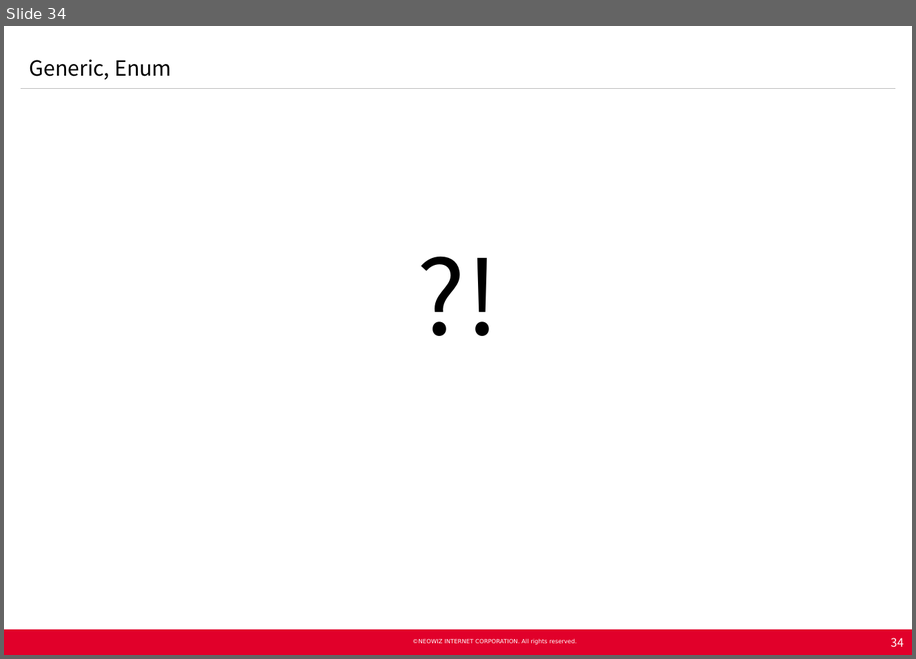
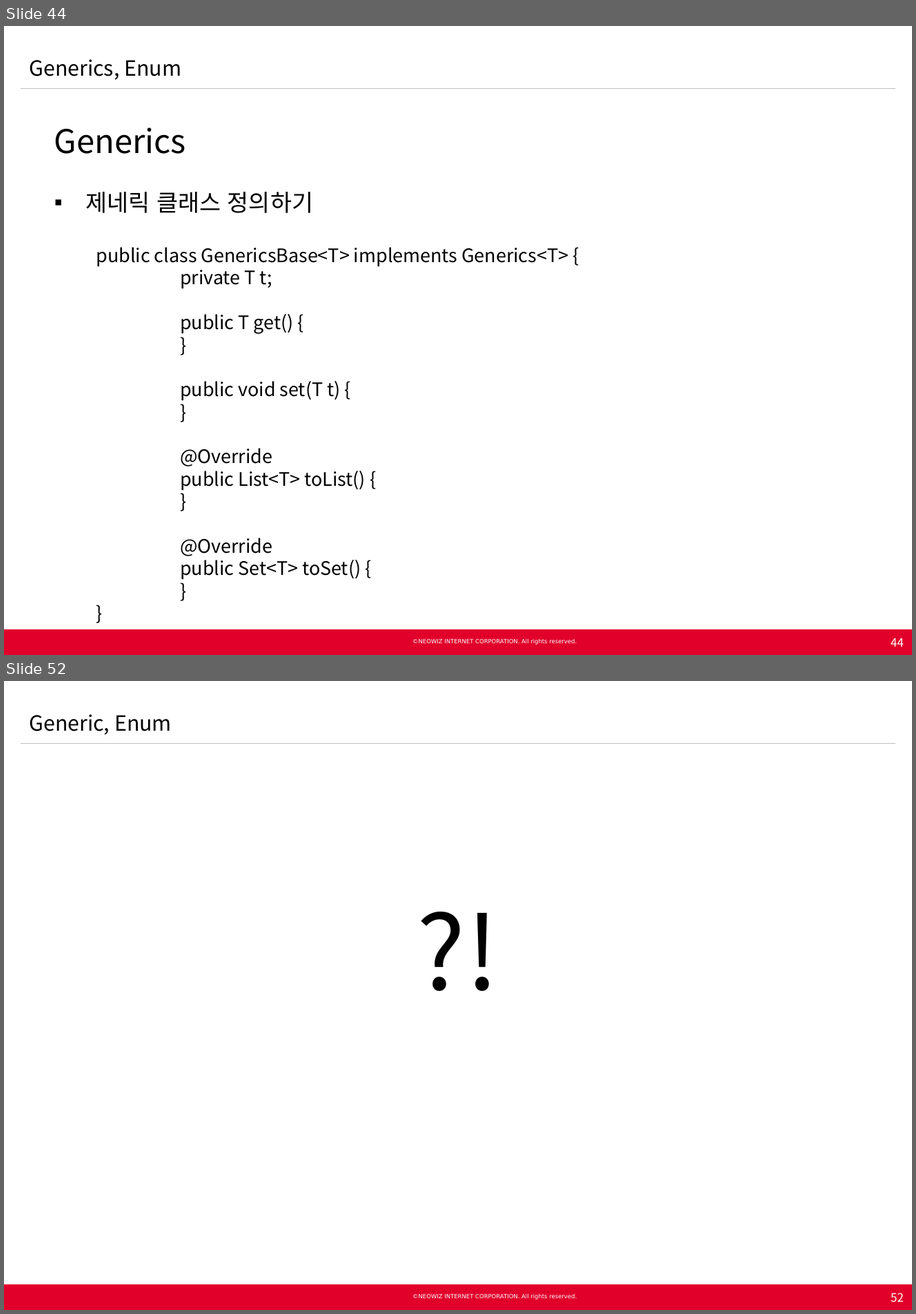
Before and after one commit to Neowizen/JavaStudy, a slide deck: Document/[2015.02.25] Java Study 2차 - Generics Enum.pptx. Shown one above the other, each under a label of ours: slide 34 before the commit, slides 44 and 52 after it; the slides between them are not shown. The pictures are 916x659 and 916x1314 pixels, drawn with LibreOffice and Linux fonts; fonts in the diff are those of the drawing; background and template pictures are left out. Boxes give left, top, right and bottom in pixels: in the first picture for what was removed or moved away, otherwise in the second. Text is boxed around its words. In the diff, an @@ line names an element or a change of style, - is before the commit and + after.

```diff
--- a/Document/[2015.02.25] Java Study 2차 - Generics Enum.pptx
+++ b/Document/[2015.02.25] Java Study 2차 - Generics Enum.pptx
@@ slide 44 added at (4, 26, 912, 655), background #FFFFFF; not listed: 5 template elements that a slide beside it also shows @@
@@ text added at (29, 59, 181, 80), 18 pt, text #000000 @@
+Generics, Enum
@@ text added at (54, 127, 568, 579), 16 pt, text #000000 @@
+  Generics
+  ▪ 제네릭 클래스 정의하기
+    public class GenericsBase<T> implements Generics<T> {
+    private T t;
+    public T get() {
+    }
+    public void set(T t) {
+    }
+    @Override
+    public List<T> toList() {
+    }
+    @Override
+    public Set<T> toSet() {
+    }
+    }
@@ page number added at (891, 637, 904, 646), 10 pt, text #FFFFFF @@
+44
@@ what was slide 34 is now slide 52 @@
@@ page number at (891, 1292, 904, 1302): text changed @@
-34
+52
```
Also in this commit, not shown: 29 slides changed, 18 other slides added, 1 slide removed.
